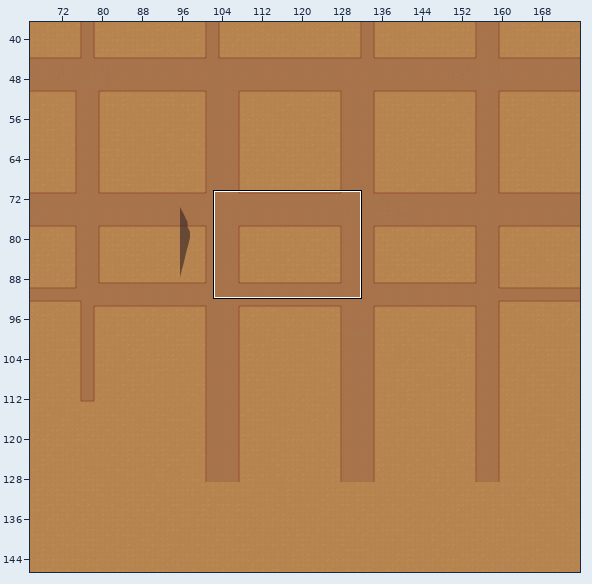
Tiled map -- Assets/tileFiles/AstralaProper.tmx. Above, an overview of the earlier version with the close-up marked.
Close-up. The starting point:
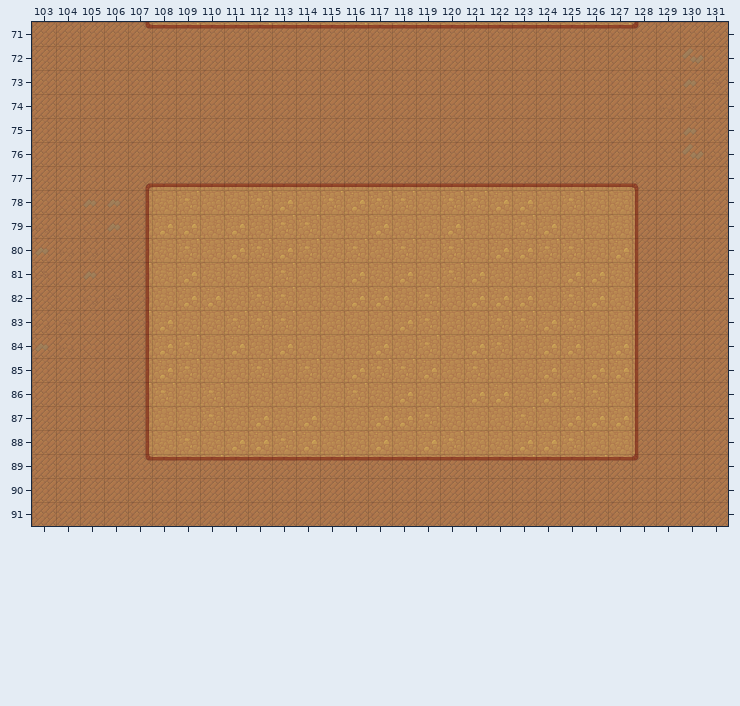
Cells are 64x64 px. Shown: x 103..131, y 71..91. The commit also changed other parts of the map, which this record leaves out.
Once edited:
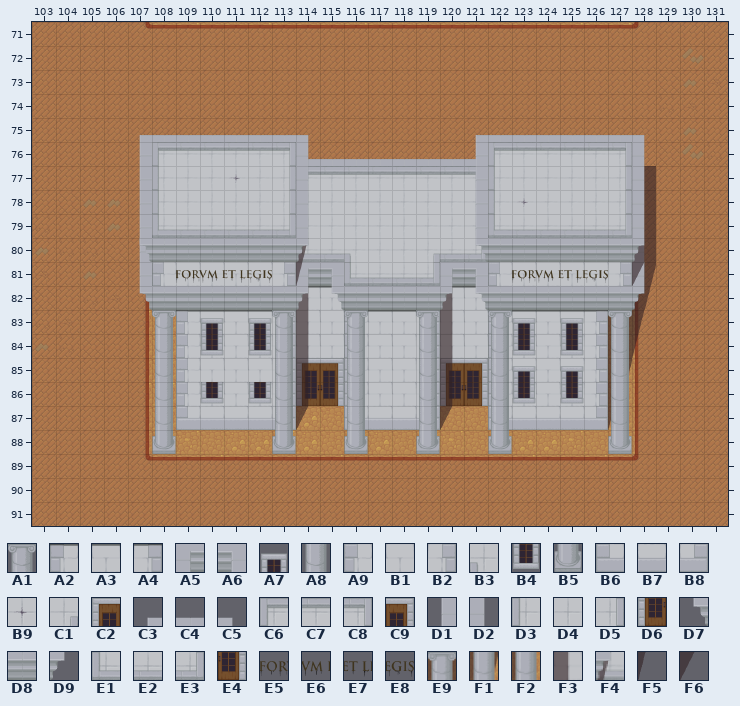
Key: from "ForumExtTiles": A1 0, A2 1, A3 2, A4 3, A5 4, A6 5, A7 6, A8 7, A9 8, B1 9, B2 10, B3 12, B4 13, B5 14, B6 15, B7 16, B8 17, B9 18, C1 19, C2 20, C3 21, C4 22, C5 23, C6 24, C7 25, C8 26, C9 27, D1 28, D2 30, D3 31, D4 32, D5 33, D6 34, D7 35, D8 36, D9 37, E1 38, E2 39, E3 40, E4 41, E5 43, E6 44, E7 45, E8 46; from "buildingDropShadows": E9 2, F1 3, F2 4, F3 5, F4 6, F5 7, F6 8.
__ is an empty cell.
Tiles of an added or newly shown layer are drawn over the layers below it.
See-through tiles are keyed as they look on the map.
Message: Added Buildings to the Tiled version of astrala proper, plus shadows.
The exact change:
Changed rows in their new state; .. is an unchanged cell.
Layer "buildings" (added):
first column x 109:
82 .. .. .. .. .. A3 A3 .. .. .. .. A3 A3 .. .. .. .. .. ..
83 A2 A3 A3 A3 A4 B1 B1 A2 A3 A3 A4 B1 B1 A2 A3 A3 A3 A4 E9
84 A9 B1 B1 B1 B2 B1 B1 A9 B1 B1 B2 B1 B1 A9 B1 B1 B1 B2 E9
85 A9 B1 B1 B1 B2 .. .. A9 B1 B1 B2 .. .. A9 B1 B1 B1 B2 F1
86 A9 B1 B1 B1 B2 .. .. A9 B1 B1 B2 .. .. A9 B1 B1 B1 B2 F2
87 B6 B7 B7 B7 B8 .. .. B6 B7 B7 B8 .. .. B6 B7 B7 B7 B8 F5
Layer "buildings2" (added):
first column x 108:
83 A1 .. A7 .. A7 A1 .. .. A1 .. .. A1 .. .. A1 A7 .. A7 .. A1
84 A8 .. B4 .. B4 A8 .. .. A8 .. .. A8 .. .. A8 B4 .. B4 .. A8
85 A8 .. .. .. .. A8 C2 C9 A8 .. .. A8 C2 C9 A8 A7 .. A7 .. A8
86 A8 .. B4 .. B4 A8 D6 E4 A8 .. .. A8 D6 E4 A8 B4 .. B4 .. A8
87 A8 .. .. .. .. A8 .. .. A8 .. .. A8 .. .. A8 .. .. .. .. A8
88 B5 .. .. .. .. B5 .. .. B5 .. .. B5 .. .. B5 .. .. .. .. B5
Layer "roofs" (added):
first column x 107:
76 .. .. .. .. .. .. .. C4 C4 C4 C4 C4 C4 C4 C4 .. .. .. .. .. .. ..
77 .. .. .. .. .. .. .. C6 C7 C7 C7 C7 C7 C7 C8 .. .. .. .. .. .. ..
78 .. .. .. .. .. .. .. D4 D4 D4 D4 D4 D4 D4 D4 .. .. .. .. .. .. ..
79 .. .. .. .. .. .. .. D4 D4 D4 D4 D4 D4 D4 D4 .. .. .. .. .. .. ..
80 D1 D8 D8 D8 D8 D8 D8 E1 E2 B3 D4 D4 C1 E2 E3 D8 D8 D8 D8 D8 D8 D2
81 D1 A9 B1 B1 B1 B1 B2 A5 A6 E1 E2 E2 E3 A5 A6 A9 B1 B1 B1 B1 B2 D2
82 D7 D8 D8 D8 D8 D8 D8 .. D7 D8 D8 D8 D8 .. D7 D8 D8 D8 D8 D8 D8 D9
Layer "shadows":
first column x 114:
77 .. .. .. .. .. .. .. .. .. .. .. .. .. .. E9
78 .. .. .. .. .. .. .. .. .. .. .. .. .. .. E9
79 .. .. .. .. .. .. .. .. .. .. .. .. .. .. E9
80 F4 .. .. .. .. .. .. .. .. .. .. .. .. .. E9
81 F5 .. .. .. .. .. .. .. .. .. .. .. .. .. F1
82 F3 .. .. .. .. .. F3 .. .. .. .. .. .. .. F2
83 F3 .. .. .. .. .. F3 .. .. .. .. .. .. .. F4
84 F3 .. .. .. .. .. F3 .. .. .. .. .. .. .. F5
85 F3 .. .. .. .. .. F3 .. .. .. .. .. .. .. ..
86 F3 .. .. .. .. .. F3 .. .. .. .. .. .. .. ..
87 F6 .. .. .. .. .. F6 .. .. .. .. .. .. .. ..
Layer "roofs2" (added):
first column x 107:
75 C3 C4 C4 C4 C4 C4 C4 C5 .. .. .. .. .. .. C3 C4 C4 C4 C4 C4 C4 C5
76 D1 C6 C7 C7 C7 C7 C8 D2 .. .. .. .. .. .. D1 C6 C7 C7 C7 C7 C8 D2
77 D1 D3 D4 D4 B9 D4 D5 D2 .. .. .. .. .. .. D1 D3 D4 D4 D4 D4 D5 D2
78 D1 D3 D4 D4 D4 D4 D5 D2 .. .. .. .. .. .. D1 D3 B9 D4 D4 D4 D5 D2
79 D1 E1 E2 E2 E2 E2 E3 D2 .. .. .. .. .. .. D1 E1 E2 E2 E2 E2 E3 D2
80 D7 .. .. .. .. .. .. D9 .. .. .. .. .. .. D7 .. .. .. .. .. .. D9
81 .. .. E5 E6 E7 E8 .. .. .. .. .. .. .. .. .. .. E5 E6 E7 E8 .. D2
82 .. .. .. .. .. .. .. D9 .. .. .. .. .. D9 .. .. .. .. .. .. .. D9
Layer "roofs3" (added):
first column x 128:
81 F6
Pixel boxes of the changes (left, top, right, bottom) in both close-ups:
added: (139, 135, 656, 454)
